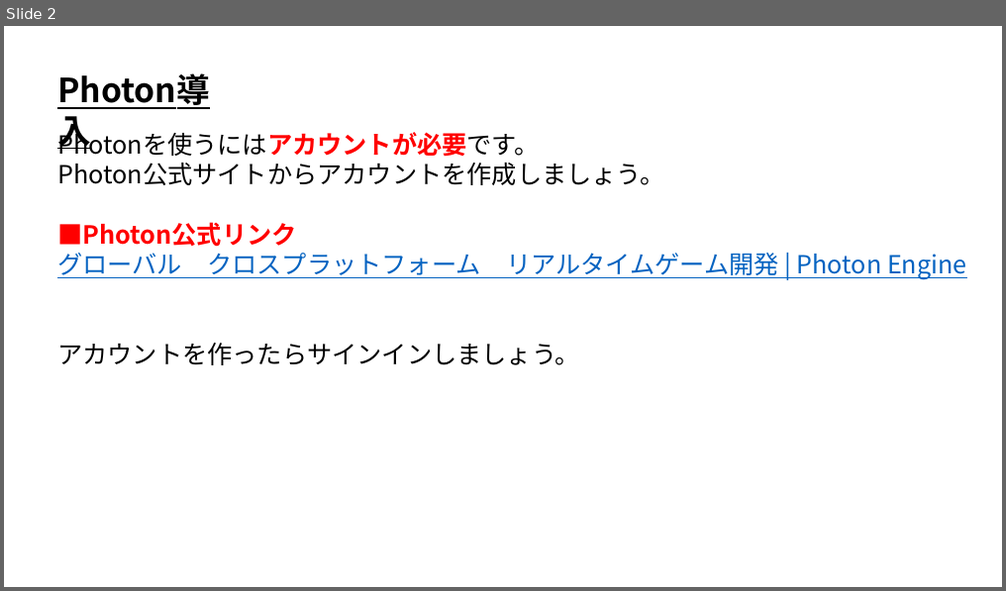
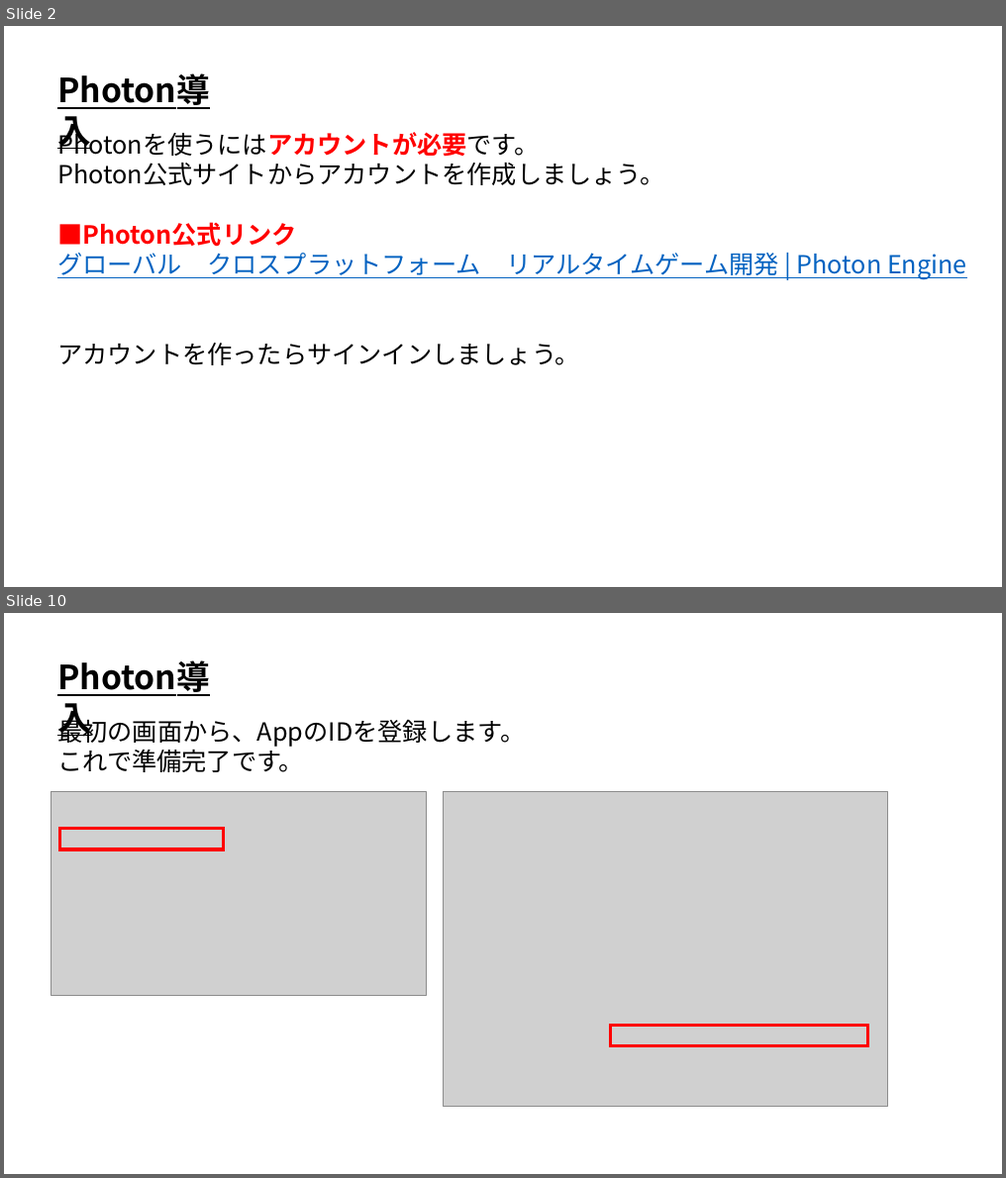
Before and after one commit to ArakiYusuke-Ohara/Textbook, a slide deck: ゲーム科3年/00_前期/オンラインゲームプログラミングⅡ/01_Photon導入.pptx. Shown one above the other, each under a label of ours: slide 2 before the commit, slides 2 and 10 after it; the slides between them are not shown. The pictures are 1006x591 and 1006x1178 pixels, drawn with LibreOffice and Linux fonts; fonts in the diff are those of the drawing; grey boxes stand for pictures. Boxes give left, top, right and bottom in pixels: in the first picture for what was removed or moved away, otherwise in the second. Text is boxed around its words. In the diff, an @@ line names an element or a change of style, - is before the commit and + after.

```diff
--- a/ゲーム科3年/00_前期/オンラインゲームプログラミングⅡ/01_Photon導入.pptx
+++ b/ゲーム科3年/00_前期/オンラインゲームプログラミングⅡ/01_Photon導入.pptx
@@ slide 10 added at box(4, 613, 1002, 1174), background #FFFFFF @@
@@ text added at box(51, 654, 251, 701), 32 pt, text #000000, bold, underline @@
+Photon導入
@@ text added at box(57, 715, 525, 772), 24 pt, text #000000 @@
+最初の画面から、AppのIDを登録します。
+これで準備完了です。
@@ picture added at box(51, 792, 426, 995) @@
@@ picture added at box(444, 792, 887, 1106) @@
@@ rectangle added at box(60, 829, 224, 850), outline #FF0000 3 pt @@
@@ rectangle added at box(611, 1026, 868, 1047), outline #FF0000 3 pt @@
```
Also in this commit, not shown: 5 slides changed, 3 other slides added, 3 slides removed, 8 other files.
